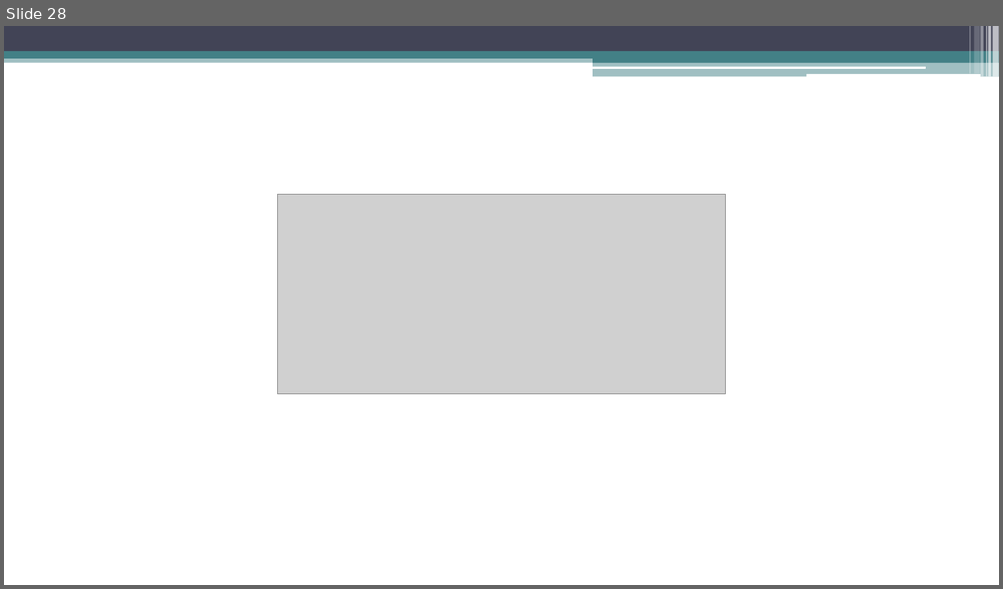
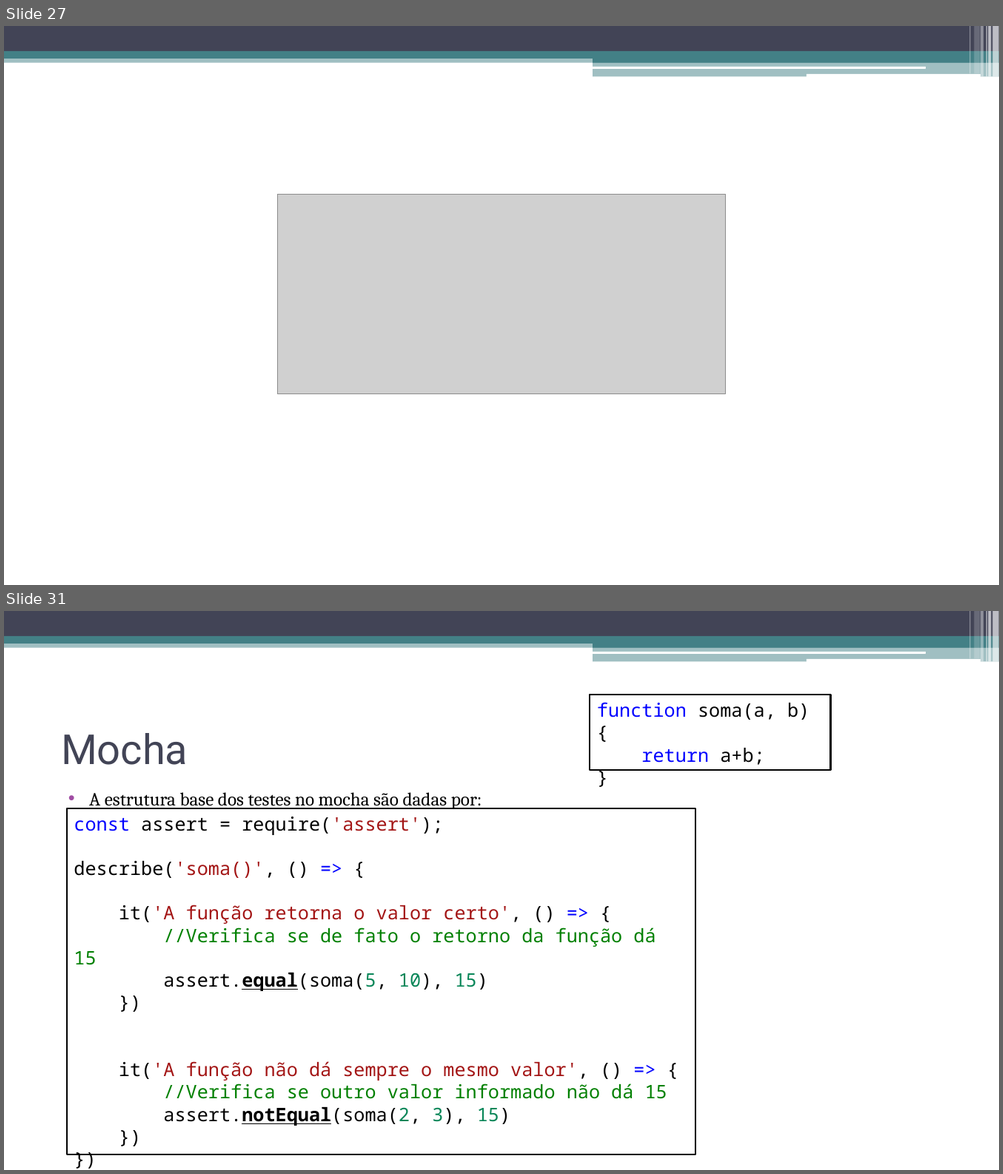
Before and after one commit to CarlosWGama/js-selenium, a slide deck: Teste - Selenium e Mocha.pptx. Shown one above the other, each under a label of ours: slide 28 before the commit, slides 27 and 31 after it; the slides between them are not shown. The pictures are 1003x589 and 1003x1174 pixels, drawn with LibreOffice and Linux fonts; fonts in the diff are those of the drawing; grey boxes stand for pictures. Boxes give left, top, right and bottom in pixels: in the first picture for what was removed or moved away, otherwise in the second. Text is boxed around its words. In the diff, an @@ line names an element or a change of style, - is before the commit and + after.

```diff
--- a/Teste - Selenium e Mocha.pptx
+++ b/Teste - Selenium e Mocha.pptx
@@ slide 31 added at (x1=4, y1=611, x2=999, y2=1170), background #FFFFFF; not listed: 13 template elements that a slide beside it also shows @@
@@ rectangle added at (x1=589, y1=695, x2=831, y2=770), fill #FFFFFF, outline #000000 1.5 pt, 18 pt, text #000000 @@
+function soma(a, b) {
+return a+b;
+}
@@ title added at (x1=61, y1=733, x2=188, y2=765), 40 pt, text #424456 @@
+Mocha
@@ rectangle added at (x1=67, y1=809, x2=696, y2=1155), fill #FFFFFF, outline #000000 1.5 pt, 18 pt, text #000000 @@
+const assert = require('assert');
+describe('soma()', () => {
+it('A função retorna o valor certo', () => {
+//Verifica se de fato o retorno da função dá 15
+assert.equal(soma(5, 10), 15)
+})
+it('A função não dá sempre o mesmo valor', () => {
+//Verifica se outro valor informado não dá 15
+assert.notEqual(soma(2, 3), 15)
+})
+})
@@ text added at (x1=89, y1=792, x2=482, y2=809), 18 pt, text #000000 @@
+• A estrutura base dos testes no mocha são dadas por:
@@ what was slide 28 is now slide 27 @@
```
Also in this commit, not shown: 1 slide changed, 5 other slides added, 1 slide removed, 4 other files.
